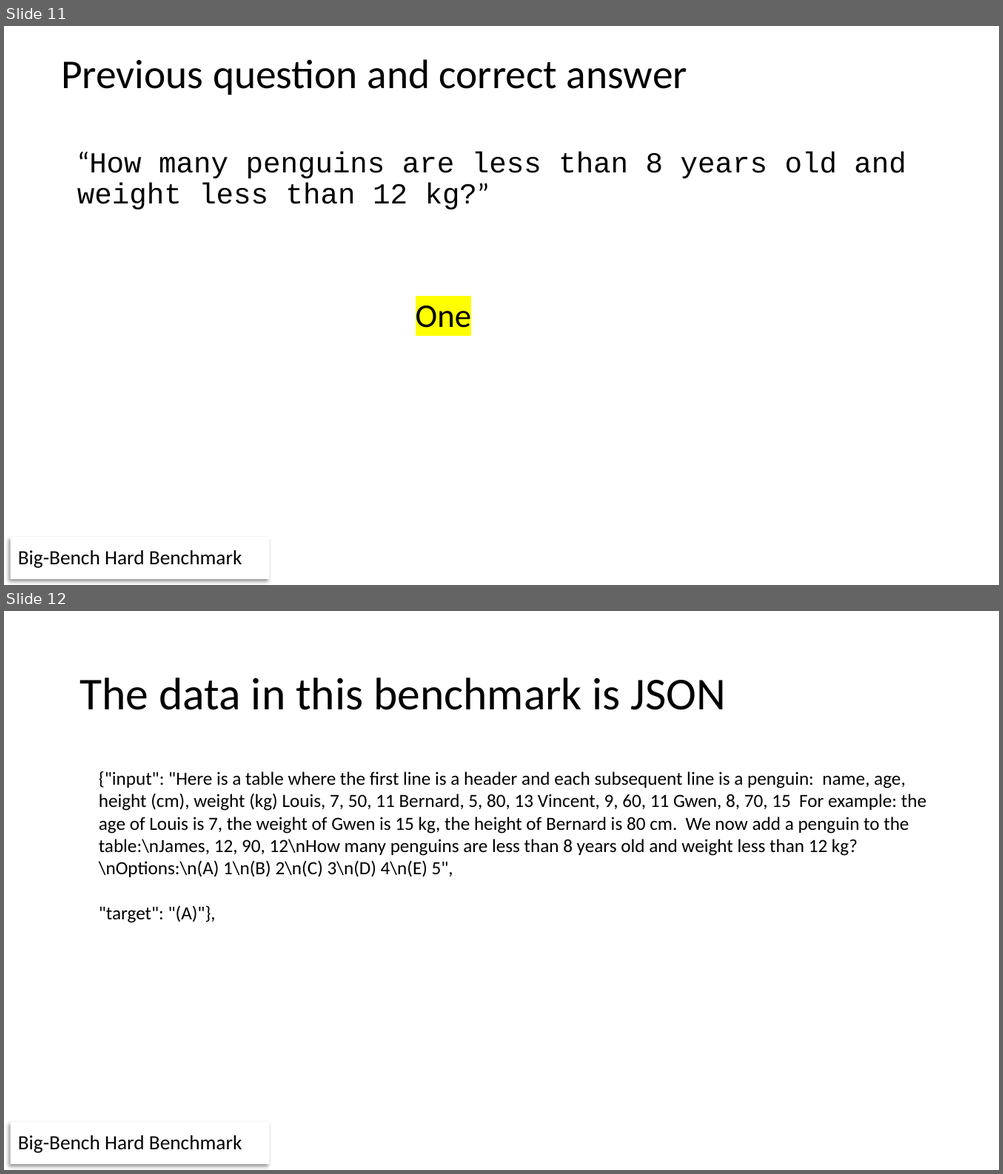
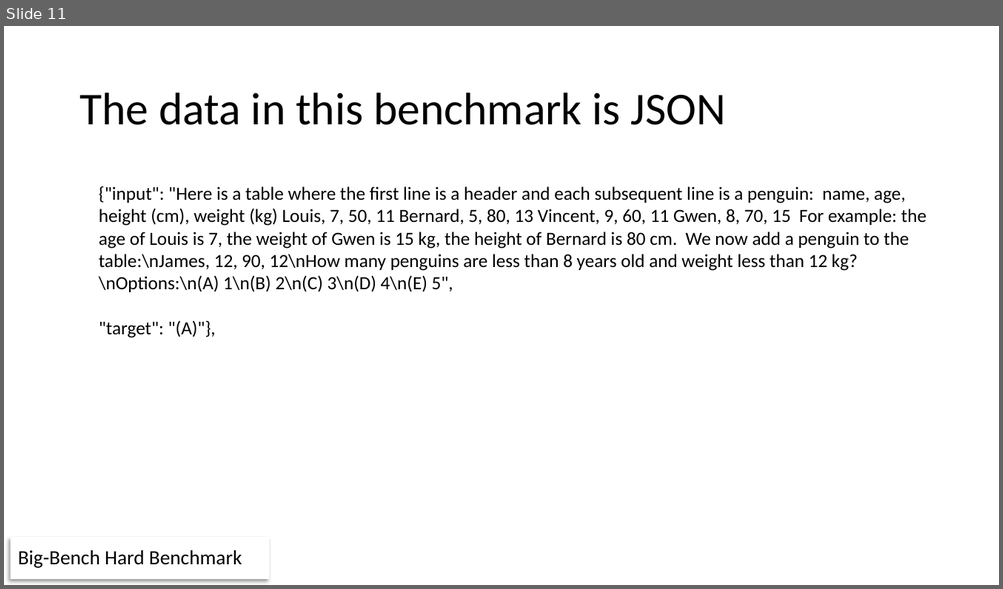
Before and after one commit to nicomp42/CCSCMW2024, a slide deck: CCSC-MW Fall 2024 Conference Tutorial.pptx. Shown one above the other, each under a label of ours: slides 11 and 12 before the commit, slide 11 after it. The pictures are 1003x1174 and 1003x589 pixels, drawn with LibreOffice and Linux fonts; fonts in the diff are those of the drawing. Boxes give left, top, right and bottom in pixels: in the first picture for what was removed or moved away, otherwise in the second. Text is boxed around its words. In the diff, an @@ line names an element or a change of style, - is before the commit and + after.

```diff
--- a/CCSC-MW Fall 2024 Conference Tutorial.pptx
+++ b/CCSC-MW Fall 2024 Conference Tutorial.pptx
@@ slide 11 removed at bbox=[4, 26, 999, 585], background #FFFFFF @@
@@ title removed at bbox=[61, 59, 687, 95] @@
-Previous question and correct answer
@@ text removed at bbox=[77, 152, 905, 210] @@
-“How many penguins are less than 8 years old and weight less than 12 kg?”
@@ text removed at bbox=[415, 306, 471, 328] @@
-One
@@ rectangle removed at bbox=[11, 537, 270, 580] @@
-Big-Bench Hard Benchmark
@@ what was slide 12 is now slide 11 @@
```
Also in this commit, not shown: 2 slides changed, 13 other files.
